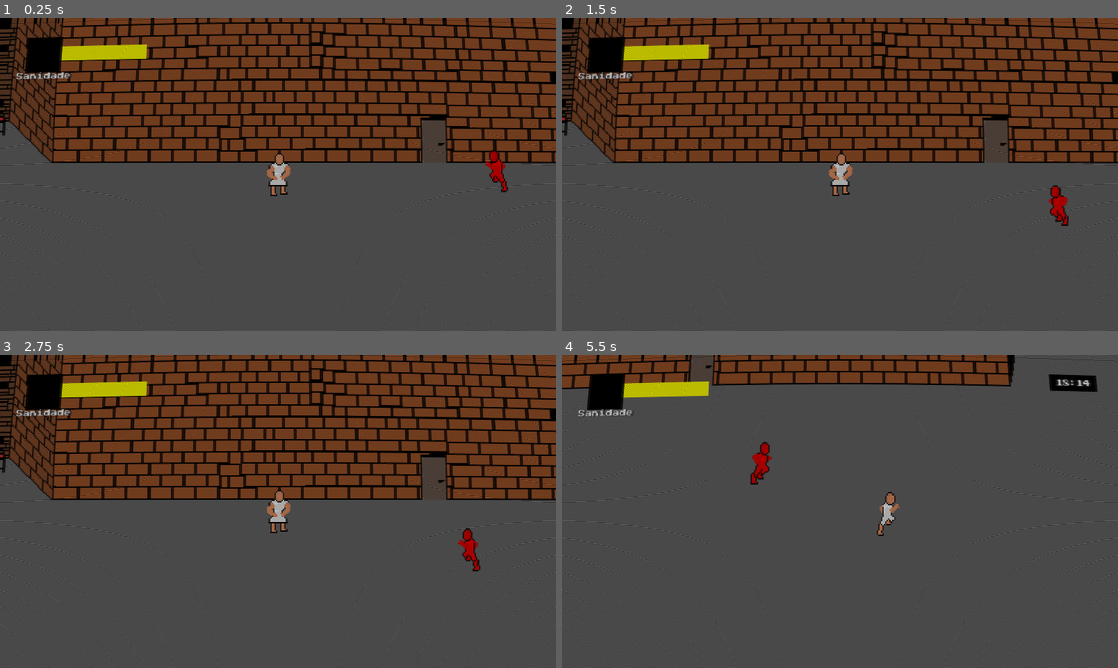
Above: before the commit, frames 1-4 (two rows, left to right).
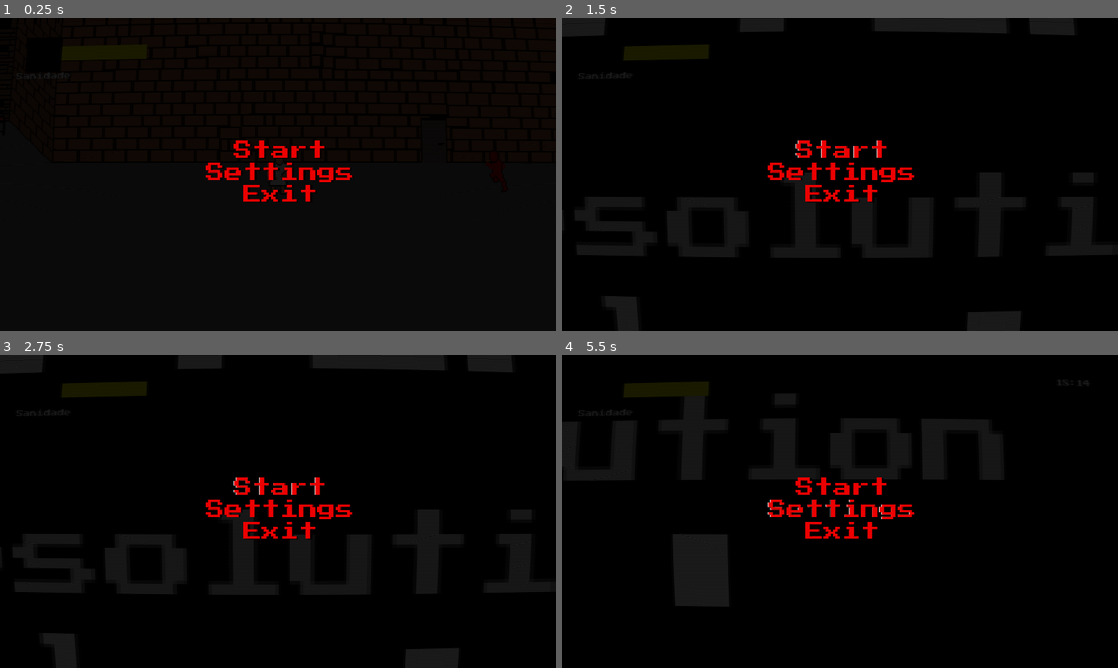
Above: after the commit, the same moments.

Repository: FarofaFaction/Criascript-Jam-Game
Game: Godot game, scene res://Game/Room/room.tscn
Two runs of this game, one before a commit and one after it. Both use one fixed random seed, a clock stepped at 60 frames per second and the inputs below. This scene is started directly instead of the project's main scene.
Inputs (mouse positions are in pixels of both pictures, inside the frame that each line leads up to):
- Up to frame 1 (0.25 s): no input
- Up to frame 2 (1.5 s): click (840, 171) at 0.5 s, where only the run after the commit has a clickable "Settings"; click (840, 149) at 1.25 s, where only the run after the commit has a clickable "Start"
- Up to frame 3 (2.75 s): click (278, 486) at 2 s, where only the run after the commit has a clickable "Start"
- Up to frame 4 (5.5 s): click (851, 558) at 2.75 s, where only the run after the commit has a clickable "Resolution"; hold Right (ui_right) 3.53-4.28 s; hold Shift (Run) 3.53-4.28 s; hold Down (ui_down) 4.28-5.03 s; tap Shift (Run) at 4.35 s; hold Right (ui_right) from 5.03 s (still down); hold Shift (Run) from 5.03 s (still down)

The runs differ from the first frame. In frame 1, 92% of the frame differs, in the area x 0-100%, y 0-100%; in frame 2, 93%; in frame 3, 93%; in frame 4, 98%.

Commit message:
creating-pause-menu

Diff:
--- a/Game/Room/room.tscn
+++ b/Game/Room/room.tscn
@@ -11,6 +11,8 @@
 [ext_resource type="Script" path="res://Game/state_machine.gd" id="7_u8mnb"]
 [ext_resource type="Script" path="res://Game/Enemy/State_idle.gd" id="8_wevek"]
 [ext_resource type="Script" path="res://Game/Enemy/State_follow.gd" id="9_hlltg"]
+[ext_resource type="Script" path="res://Interface/Pause/in_game_pause.gd" id="12_qlu20"]
+[ext_resource type="PackedScene" uid="uid://b1gqnrry03vd1" path="res://Interface/Pause/pause_options.tscn" id="13_asiga"]
 
 [sub_resource type="OccluderPolygon2D" id="OccluderPolygon2D_nfg62"]
 closed = false
@@ -337,7 +339,6 @@
 [node name="CollisionShape2D" type="CollisionShape2D" parent="Player"]
 position = Vector2(0, 12.5)
 shape = SubResource("RectangleShape2D_shqjl")
-disabled = true
 
 [node name="Ilumination" type="Node2D" parent="Player"]
 
@@ -399,3 +400,9 @@
 enemy = NodePath("../..")
 move_speed = 100.0
 distance = 10
+
+[node name="InGamePause" type="Node" parent="."]
+process_mode = 3
+script = ExtResource("12_qlu20")
+
+[node name="PauseOptions" parent="InGamePause" instance=ExtResource("13_asiga")]
--- /dev/null
+++ b/Interface/Pause/in_game_pause.gd
@@ -0,0 +1,11 @@
+extends Node
+
+# Called every frame. 'delta' is the elapsed time since the previous frame.
+func _process(delta: float) -> void:
+	if Input.is_action_just_pressed("ui_cancel"):
+		if (get_tree().paused == true):
+			get_tree().paused = false
+		else:
+			get_tree().paused = true
+		pass
+	pass
--- /dev/null
+++ b/Interface/Pause/pauseOptions.gd
@@ -0,0 +1,23 @@
+extends Menu
+
+# Called when the node enters the scene tree for the first time.
+func _ready() -> void:
+	pass # Replace with function body.
+
+# Called every frame. 'delta' is the elapsed time since the previous frame.
+func _process(delta: float) -> void:
+	pass
+
+func _on_init_pressed() -> void:
+	pass # Replace with function body.
+
+func _on_config_pressed() -> void:
+	#get_tree().paused = true
+	var node = preload("res://Interface/ConfigMenu/config_menu.tscn").instantiate()
+	_add_menu(node)
+	pass # Replace with function body.
+
+
+func _on_exit_pressed() -> void:
+	get_tree().quit()
+	pass # Replace with function body.
--- /dev/null
+++ b/Interface/Pause/pause_options.tscn
@@ -0,0 +1,195 @@
+[gd_scene load_steps=6 format=3 uid="uid://b1gqnrry03vd1"]
+
+[ext_resource type="Script" path="res://Interface/Pause/pauseOptions.gd" id="1_p54p3"]
+[ext_resource type="FontFile" uid="uid://b572bvrcrok26" path="res://Fontes/Press_Start_2P/PressStart2P-Regular.ttf" id="2_qurxi"]
+[ext_resource type="Script" path="res://Interface/Menu/button_shadow.gd" id="3_m0x50"]
+
+[sub_resource type="StyleBoxFlat" id="StyleBoxFlat_rqsdc"]
+bg_color = Color(0.6, 0.6, 0.6, 0)
+
+[sub_resource type="StyleBoxFlat" id="StyleBoxFlat_531sw"]
+bg_color = Color(0, 0, 0, 1)
+corner_detail = 1
+
+[node name="PauseOptions" type="Control"]
+process_mode = 3
+layout_mode = 3
+anchors_preset = 15
+anchor_right = 1.0
+anchor_bottom = 1.0
+grow_horizontal = 2
+grow_vertical = 2
+script = ExtResource("1_p54p3")
+metadata/_edit_pinned_properties_ = [&"init_button"]
+
+[node name="CanvasLayer" type="CanvasLayer" parent="."]
+
+[node name="ColorRect" type="ColorRect" parent="CanvasLayer"]
+anchors_preset = 15
+anchor_right = 1.0
+anchor_bottom = 1.0
+grow_horizontal = 2
+grow_vertical = 2
+color = Color(0, 0, 0, 0.862745)
+
+[node name="ConfigPanel" type="Panel" parent="CanvasLayer"]
+anchors_preset = 8
+anchor_left = 0.5
+anchor_top = 0.5
+anchor_right = 0.5
+anchor_bottom = 0.5
+offset_left = -400.0
+offset_top = -118.0
+offset_right = 415.0
+offset_bottom = 124.0
+grow_horizontal = 2
+grow_vertical = 2
+theme_override_styles/panel = SubResource("StyleBoxFlat_rqsdc")
+
+[node name="OptionsContainer" type="VBoxContainer" parent="CanvasLayer/ConfigPanel"]
+layout_mode = 1
+anchors_preset = 15
+anchor_right = 1.0
+anchor_bottom = 1.0
+grow_horizontal = 2
+grow_vertical = 2
+
+[node name="Init" type="Button" parent="CanvasLayer/ConfigPanel/OptionsContainer"]
+layout_mode = 2
+theme_override_colors/font_color = Color(0.923959, 1.51612e-06, 1.15514e-06, 1)
+theme_override_colors/font_outline_color = Color(0, 0, 0, 1)
+theme_override_fonts/font = ExtResource("2_qurxi")
+theme_override_font_sizes/font_size = 64
+theme_override_styles/focus = SubResource("StyleBoxFlat_531sw")
+text = "Iniciar"
+flat = true
+
+[node name="shadow" type="Label" parent="CanvasLayer/ConfigPanel/OptionsContainer/Init"]
+layout_mode = 1
+anchors_preset = 8
+anchor_left = 0.5
+anchor_top = 0.5
+anchor_right = 0.5
+anchor_bottom = 0.5
+offset_left = -228.0
+offset_top = -36.0
+offset_right = 228.0
+offset_bottom = 36.0
+grow_horizontal = 2
+grow_vertical = 2
+theme_type_variation = &"FlatButton"
+theme_override_colors/font_color = Color(0.923959, 1.51612e-06, 1.15514e-06, 1)
+theme_override_colors/font_shadow_color = Color(0, 0, 0, 1)
+theme_override_colors/font_outline_color = Color(0, 0, 0, 1)
+theme_override_constants/shadow_offset_x = 6
+theme_override_fonts/font = ExtResource("2_qurxi")
+theme_override_font_sizes/font_size = 64
+horizontal_alignment = 1
+script = ExtResource("3_m0x50")
+
+[node name="Continue" type="Button" parent="CanvasLayer/ConfigPanel/OptionsContainer"]
+visible = false
+layout_mode = 2
+theme_override_colors/font_color = Color(0.923959, 1.51612e-06, 1.15514e-06, 1)
+theme_override_colors/font_outline_color = Color(0, 0, 0, 1)
+theme_override_fonts/font = ExtResource("2_qurxi")
+theme_override_font_sizes/font_size = 64
+theme_override_styles/focus = SubResource("StyleBoxFlat_531sw")
+text = "Continuar"
+flat = true
+
+[node name="shadow" type="Label" parent="CanvasLayer/ConfigPanel/OptionsContainer/Continue"]
+layout_mode = 1
+anchors_preset = 8
+anchor_left = 0.5
+anchor_top = 0.5
+anchor_right = 0.5
+anchor_bottom = 0.5
+offset_left = -228.0
+offset_top = -36.0
+offset_right = 228.0
+offset_bottom = 36.0
+grow_horizontal = 2
+grow_vertical = 2
+theme_type_variation = &"FlatButton"
+theme_override_colors/font_color = Color(0.923959, 1.51612e-06, 1.15514e-06, 1)
+theme_override_colors/font_shadow_color = Color(0, 0, 0, 1)
+theme_override_colors/font_outline_color = Color(0, 0, 0, 1)
+theme_override_constants/shadow_offset_x = 6
+theme_override_fonts/font = ExtResource("2_qurxi")
+theme_override_font_sizes/font_size = 64
+text = "
+"
+horizontal_alignment = 1
+script = ExtResource("3_m0x50")
+
+[node name="Config" type="Button" parent="CanvasLayer/ConfigPanel/OptionsContainer"]
+layout_mode = 2
+theme_override_colors/font_color = Color(0.923959, 1.51612e-06, 1.15514e-06, 1)
+theme_override_colors/font_outline_color = Color(0, 0, 0, 1)
+theme_override_fonts/font = ExtResource("2_qurxi")
+theme_override_font_sizes/font_size = 64
+theme_override_styles/focus = SubResource("StyleBoxFlat_531sw")
+text = "Configurações"
+flat = true
+
+[node name="shadow" type="Label" parent="CanvasLayer/ConfigPanel/OptionsContainer/Config"]
+layout_mode = 1
+anchors_preset = 8
+anchor_left = 0.5
+anchor_top = 0.5
+anchor_right = 0.5
+anchor_bottom = 0.5
+offset_left = -228.0
+offset_top = -36.0
+offset_right = 228.0
+offset_bottom = 36.0
+grow_horizontal = 2
+grow_vertical = 2
+theme_type_variation = &"FlatButton"
+theme_override_colors/font_color = Color(0.923959, 1.51612e-06, 1.15514e-06, 1)
+theme_override_colors/font_shadow_color = Color(0, 0, 0, 1)
+theme_override_colors/font_outline_color = Color(0, 0, 0, 1)
+theme_override_constants/shadow_offset_x = 6
+theme_override_fonts/font = ExtResource("2_qurxi")
+theme_override_font_sizes/font_size = 64
+horizontal_alignment = 1
+script = ExtResource("3_m0x50")
+
+[node name="Exit" type="Button" parent="CanvasLayer/ConfigPanel/OptionsContainer"]
+process_mode = 3
+layout_mode = 2
+theme_override_colors/font_color = Color(0.923959, 1.51612e-06, 1.15514e-06, 1)
+theme_override_colors/font_outline_color = Color(0, 0, 0, 1)
+theme_override_fonts/font = ExtResource("2_qurxi")
+theme_override_font_sizes/font_size = 64
+theme_override_styles/focus = SubResource("StyleBoxFlat_531sw")
+text = "Sair"
+flat = true
+
+[node name="shadow" type="Label" parent="CanvasLayer/ConfigPanel/OptionsContainer/Exit"]
+layout_mode = 1
+anchors_preset = 8
+anchor_left = 0.5
+anchor_top = 0.5
+anchor_right = 0.5
+anchor_bottom = 0.5
+offset_left = -228.0
+offset_top = -36.0
+offset_right = 228.0
+offset_bottom = 36.0
+grow_horizontal = 2
+grow_vertical = 2
+theme_type_variation = &"FlatButton"
+theme_override_colors/font_color = Color(0.923959, 1.51612e-06, 1.15514e-06, 1)
+theme_override_colors/font_shadow_color = Color(0, 0, 0, 1)
+theme_override_colors/font_outline_color = Color(0, 0, 0, 1)
+theme_override_constants/shadow_offset_x = 6
+theme_override_fonts/font = ExtResource("2_qurxi")
+theme_override_font_sizes/font_size = 64
+horizontal_alignment = 1
+script = ExtResource("3_m0x50")
+
+[connection signal="pressed" from="CanvasLayer/ConfigPanel/OptionsContainer/Init" to="." method="_on_init_pressed"]
+[connection signal="pressed" from="CanvasLayer/ConfigPanel/OptionsContainer/Config" to="." method="_on_config_pressed"]
+[connection signal="pressed" from="CanvasLayer/ConfigPanel/OptionsContainer/Exit" to="." method="_on_exit_pressed"]
Not shown: 1 places in Game/Room/room.tscn that only renumber resources
Binary file removed: Interface/Menu/idle.png
Not shown, removed: Interface/Menu/idle.png.import
